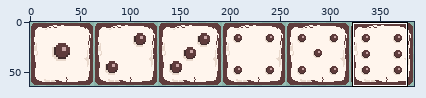
Pixel-art file -- assets/dice_faces_wood.aseprite. Above: a wide view before the commit, with the close-up outlined.
Close-up. Before the commit:
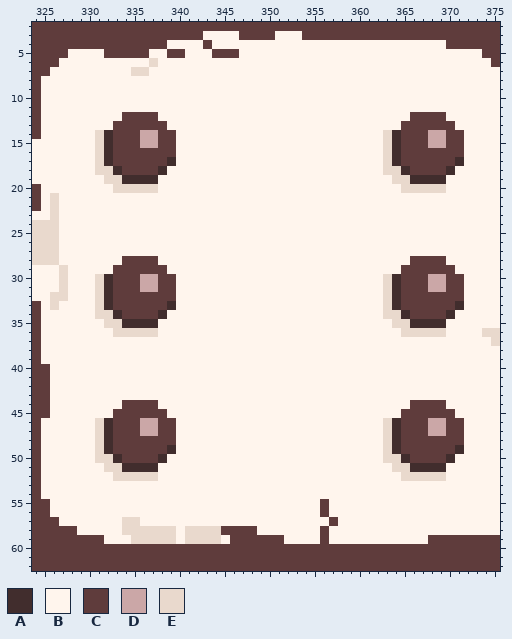
384x64 pixels, 1 frame. Shown: x 324..375, y 2..62. The commit also changed other parts of the picture, which this record leaves out.
Palette (. is transparent): A #412d2d  B #fff5ed  C #5f3c3c  D #cba7a7  E #e9d9cd
Pixels before (only the part around the change), first column x 324:
 2 CCCCCCCCCCCCCCCCCCCCCCCCCCCCCCCCCCCCCCCCCCCCCCCCCCCC
 3 CCCCCCCCCCCCCCCCCCCBBBBCCCCBBBCCCCCCCCCCCCCCCCCCCCCC
 4 CCCCCCCCCCCCCCCBBBBCBBBBBBBBBBBBBBBBBBBBBBBBBBCCCCCC
 5 CCCCBBBBCCCCCBBCCBBBCCCBBBBBBBBBBBBBBBBBBBBBBBBBBBCC
 6 CCCBBBBBBBBBBEBBBBBBBBBBBBBBBBBBBBBBBBBBBBBBBBBBBBBC
 7 CCBBBBBBBBBEEBBBBBBBBBBBBBBBBBBBBBBBBBBBBBBBBBBBBBBB
 8 CBBBBBBBBBBBBBBBBBBBBBBBBBBBBBBBBBBBBBBBBBBBBBBBBBBB
 9 CBBBBBBBBBBBBBBBBBBBBBBBBBBBBBBBBBBBBBBBBBBBBBBBBBBB
10 CBBBBBBBBBBBBBBBBBBBBBBBBBBBBBBBBBBBBBBBBBBBBBBBBBBB
11 CBBBBBBBBBBBBBBBBBBBBBBBBBBBBBBBBBBBBBBBBBBBBBBBBBBB
12 CBBBBBBBBBCCCCBBBBBBBBBBBBBBBBBBBBBBBBBBBBCCCCBBBBBB
13 CBBBBBBBBCCCCCCBBBBBBBBBBBBBBBBBBBBBBBBBBCCCCCCBBBBB
14 CBBBBBBEACCCDDCCBBBBBBBBBBBBBBBBBBBBBBBEACCCDDCCBBBB
15 BBBBBBBEACCCDDCCBBBBBBBBBBBBBBBBBBBBBBBEACCCDDCCBBBB
16 BBBBBBBEACCCCCCCBBBBBBBBBBBBBBBBBBBBBBBEACCCCCCCBBBB
17 BBBBBBBEACCCCCCABBBBBBBBBBBBBBBBBBBBBBBEACCCCCCABBBB
18 BBBBBBBEEACCCCABBBBBBBBBBBBBBBBBBBBBBBBEEACCCCABBBBB
19 BBBBBBBBEEAAAABBBBBBBBBBBBBBBBBBBBBBBBBBEEAAAABBBBBB
20 CBBBBBBBBEEEEEBBBBBBBBBBBBBBBBBBBBBBBBBBBEEEEEBBBBBB
21 CBEBBBBBBBBBBBBBBBBBBBBBBBBBBBBBBBBBBBBBBBBBBBBBBBBB
22 CBEBBBBBBBBBBBBBBBBBBBBBBBBBBBBBBBBBBBBBBBBBBBBBBBBB
23 BBEBBBBBBBBBBBBBBBBBBBBBBBBBBBBBBBBBBBBBBBBBBBBBBBBB
24 EEEBBBBBBBBBBBBBBBBBBBBBBBBBBBBBBBBBBBBBBBBBBBBBBBBB
25 EEEBBBBBBBBBBBBBBBBBBBBBBBBBBBBBBBBBBBBBBBBBBBBBBBBB
26 EEEBBBBBBBBBBBBBBBBBBBBBBBBBBBBBBBBBBBBBBBBBBBBBBBBB
27 EEEBBBBBBBBBBBBBBBBBBBBBBBBBBBBBBBBBBBBBBBBBBBBBBBBB
28 EEEBBBBBBBCCCCBBBBBBBBBBBBBBBBBBBBBBBBBBBBCCCCBBBBBB
29 BBBEBBBBBCCCCCCBBBBBBBBBBBBBBBBBBBBBBBBBBCCCCCCBBBBB
30 BBBEBBBEACCCDDCCBBBBBBBBBBBBBBBBBBBBBBBEACCCDDCCBBBB
31 BBBEBBBEACCCDDCCBBBBBBBBBBBBBBBBBBBBBBBEACCCDDCCBBBB
32 BBEEBBBEACCCCCCCBBBBBBBBBBBBBBBBBBBBBBBEACCCCCCCBBBB
33 CBEBBBBEACCCCCCABBBBBBBBBBBBBBBBBBBBBBBEACCCCCCABBBB
34 CBBBBBBEEACCCCABBBBBBBBBBBBBBBBBBBBBBBBEEACCCCABBBBB
35 CBBBBBBBEEAAAABBBBBBBBBBBBBBBBBBBBBBBBBBEEAAAABBBBBB
36 CBBBBBBBBEEEEEBBBBBBBBBBBBBBBBBBBBBBBBBBBEEEEEBBBBEE
37 CBBBBBBBBBBBBBBBBBBBBBBBBBBBBBBBBBBBBBBBBBBBBBBBBBBE
38 CBBBBBBBBBBBBBBBBBBBBBBBBBBBBBBBBBBBBBBBBBBBBBBBBBBB
39 CBBBBBBBBBBBBBBBBBBBBBBBBBBBBBBBBBBBBBBBBBBBBBBBBBBB
40 CCBBBBBBBBBBBBBBBBBBBBBBBBBBBBBBBBBBBBBBBBBBBBBBBBBB
41 CCBBBBBBBBBBBBBBBBBBBBBBBBBBBBBBBBBBBBBBBBBBBBBBBBBB
42 CCBBBBBBBBBBBBBBBBBBBBBBBBBBBBBBBBBBBBBBBBBBBBBBBBBB
43 CCBBBBBBBBBBBBBBBBBBBBBBBBBBBBBBBBBBBBBBBBBBBBBBBBBB
44 CCBBBBBBBBCCCCBBBBBBBBBBBBBBBBBBBBBBBBBBBBCCCCBBBBBB
45 CCBBBBBBBCCCCCCBBBBBBBBBBBBBBBBBBBBBBBBBBCCCCCCBBBBB
46 CBBBBBBEACCCDDCCBBBBBBBBBBBBBBBBBBBBBBBEACCCDDCCBBBB
47 CBBBBBBEACCCDDCCBBBBBBBBBBBBBBBBBBBBBBBEACCCDDCCBBBB
48 CBBBBBBEACCCCCCCBBBBBBBBBBBBBBBBBBBBBBBEACCCCCCCBBBB
49 CBBBBBBEACCCCCCABBBBBBBBBBBBBBBBBBBBBBBEACCCCCCABBBB
50 CBBBBBBEEACCCCABBBBBBBBBBBBBBBBBBBBBBBBEEACCCCABBBBB
51 CBBBBBBBEEAAAABBBBBBBBBBBBBBBBBBBBBBBBBBEEAAAABBBBBB
52 CBBBBBBBBEEEEEBBBBBBBBBBBBBBBBBBBBBBBBBBBEEEEEBBBBBB
53 CBBBBBBBBBBBBBBBBBBBBBBBBBBBBBBBBBBBBBBBBBBBBBBBBBBB
54 CBBBBBBBBBBBBBBBBBBBBBBBBBBBBBBBBBBBBBBBBBBBBBBBBBBB
55 CCBBBBBBBBBBBBBBBBBBBBBBBBBBBBBBCBBBBBBBBBBBBBBBBBBB
56 CCBBBBBBBBBBBBBBBBBBBBBBBBBBBBBBCBBBBBBBBBBBBBBBBBBB
57 CCCBBBBBBBEEBBBBBBBBBBBBBBBBBBBBBCBBBBBBBBBBBBBBBBBB
58 CCCCCBBBBBEEEEEEBEEEECCCCBBBBBBBCBBBBBBBBBBBBBBBBBBB
59 CCCCCCCCBBBEEEEEBEEEEBCCCCCCBBBBCBBBBBBBBBBBCCCCCCCC
60 CCCCCCCCCCCCCCCCCCCCCCCCCCCCCCCCCCCCCCCCCCCCCCCCCCCC
61 CCCCCCCCCCCCCCCCCCCCCCCCCCCCCCCCCCCCCCCCCCCCCCCCCCCC
62 CCCCCCCCCCCCCCCCCCCCCCCCCCCCCCCCCCCCCCCCCCCCCCCCCCCC
And afterwards:
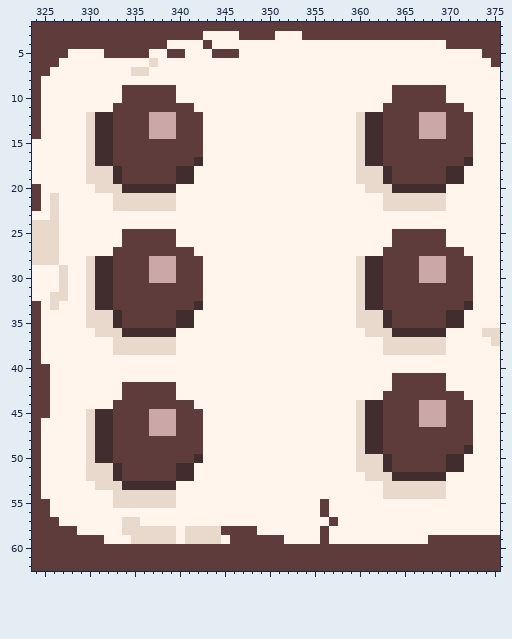
Change:
y 9..10: x 334..339 BBBBBB -> CCCCCC; x 364..369 BBBBBB -> CCCCCC
y 11: x 333..341 BBBBBBBBB -> CCCCCCCCC; x 363..371 BBBBBBBBB -> CCCCCCCCC
y 12: x 330..333 BBBB -> EAAC; x 337..342 CBBBBB -> DDDCCC; x 360..365 BBBBBB -> EAACCC; x 367..372 CCCBBB -> DDDCCC
y 13: x 330..332 BBB -> EAA; x 337..342 CCBBBB -> DDDCCC; x 360..364 BBBBB -> EAACC; x 367..369 CCC -> DDD; x 371..372 BB -> CC
y 14: x 330..331 BE -> EA; x 336 D -> C; x 338..342 CCBBB -> DDCCC; x 360..364 BBBEA -> EAACC; x 367 C -> D; x 372 B -> C
y 15: x 330..331 BE -> EA; x 336..337 DD -> CC; x 340..342 BBB -> CCC; x 360..364 BBBEA -> EAACC; x 368..369 DD -> CC; x 372 B -> C
y 16: x 330..331 BE -> EA; x 340..342 BBB -> CCC; x 360..364 BBBEA -> EAACC; x 372 B -> C
y 17: x 330..331 BE -> EA; x 339..342 ABBB -> CCCA; x 360..364 BBBEA -> EAACC; x 371..372 AB -> CA
y 18: x 330 B -> E; x 338..341 ABBB -> CCAA; x 360..365 BBBEEA -> EEEACC; x 371 B -> A
y 19: x 330..331 BB -> EE; x 333..341 EAAAABBBB -> ACCCCCCAA; x 360..371 BBBBEEAAAABB -> EEEACCCCCCAA
y 20: x 331..332 BB -> EE; x 334..339 EEEEBB -> AAAAAA; x 361..369 BBBBEEEEE -> EEEAAAAAA
y 21..22: x 333..339 BBBBBBB -> EEEEEEE; x 363..369 BBBBBBB -> EEEEEEE
y 25..26: x 334..339 BBBBBB -> CCCCCC; x 364..369 BBBBBB -> CCCCCC
y 27: x 333..341 BBBBBBBBB -> CCCCCCCCC; x 363..371 BBBBBBBBB -> CCCCCCCCC
y 28: x 330..333 BBBB -> EAAC; x 337..342 CBBBBB -> DDDCCC; x 360..365 BBBBBB -> EAACCC; x 367..372 CCCBBB -> DDDCCC
y 29: x 330..332 BBB -> EAA; x 337..342 CCBBBB -> DDDCCC; x 360..364 BBBBB -> EAACC; x 367..369 CCC -> DDD; x 371..372 BB -> CC
y 30: x 330..331 BE -> EA; x 336 D -> C; x 338..342 CCBBB -> DDCCC; x 360..364 BBBEA -> EAACC; x 367 C -> D; x 372 B -> C
y 31: x 330..331 BE -> EA; x 336..337 DD -> CC; x 340..342 BBB -> CCC; x 360..364 BBBEA -> EAACC; x 368..369 DD -> CC; x 372 B -> C
y 32: x 330..331 BE -> EA; x 340..342 BBB -> CCC; x 360..364 BBBEA -> EAACC; x 372 B -> C
y 33: x 330..331 BE -> EA; x 339..342 ABBB -> CCCA; x 360..364 BBBEA -> EAACC; x 371..372 AB -> CA
y 34: x 330 B -> E; x 338..341 ABBB -> CCAA; x 360..365 BBBEEA -> EEEACC; x 371 B -> A
y 35: x 330..331 BB -> EE; x 333..341 EAAAABBBB -> ACCCCCCAA; x 360..371 BBBBEEAAAABB -> EEEACCCCCCAA
y 36: x 331..332 BB -> EE; x 334..339 EEEEBB -> AAAAAA; x 361..369 BBBBEEEEE -> EEEAAAAAA
y 37..38: x 333..339 BBBBBBB -> EEEEEEE; x 363..369 BBBBBBB -> EEEEEEE
y 41: x 364..369 BBBBBB -> CCCCCC
y 42: x 334..339 BBBBBB -> CCCCCC; x 364..369 BBBBBB -> CCCCCC
y 43: x 334..339 BBBBBB -> CCCCCC; x 363..371 BBBBBBBBB -> CCCCCCCCC
y 44: x 333 B -> C; x 338..341 BBBB -> CCCC; x 360..365 BBBBBB -> EAACCC; x 367..372 CCCBBB -> DDDCCC
y 45: x 330..332 BBB -> EAA; x 337..342 CCBBBB -> DDDCCC; x 360..364 BBBBB -> EAACC; x 367..369 CCC -> DDD; x 371..372 BB -> CC
y 46: x 330..331 BE -> EA; x 336 D -> C; x 338..342 CCBBB -> DDCCC; x 360..364 BBBEA -> EAACC; x 367 C -> D; x 372 B -> C
y 47: x 330..331 BE -> EA; x 336 D -> C; x 338..342 CCBBB -> DDCCC; x 360..364 BBBEA -> EAACC; x 368..369 DD -> CC; x 372 B -> C
y 48: x 330..331 BE -> EA; x 340..342 BBB -> CCC; x 360..364 BBBEA -> EAACC; x 372 B -> C
y 49: x 330..331 BE -> EA; x 339..342 ABBB -> CCCC; x 360..364 BBBEA -> EAACC; x 371..372 AB -> CA
y 50: x 330..333 BEEA -> EAAC; x 338..342 ABBBB -> CCCCA; x 360..365 BBBEEA -> EEEACC; x 371 B -> A
y 51: x 330..331 BB -> EE; x 333..341 EAAAABBBB -> ACCCCCCAA; x 360..371 BBBBEEAAAABB -> EEEACCCCCCAA
y 52: x 330..341 BBBEEEEEBBBB -> EEEACCCCCCAA; x 361..369 BBBBEEEEE -> EEEAAAAAA
y 53: x 331..339 BBBBBBBBB -> EEEAAAAAA; x 363..369 BBBBBBB -> EEEEEEE
y 54: x 333..339 BBBBBBB -> EEEEEEE; x 363..369 BBBBBBB -> EEEEEEE
y 55: x 333..339 BBBBBBB -> EEEEEEE
Changed places in both close-ups, as pixel boxes (x1, y1, x2, y2):
changed: (86, 85, 203, 508)
changed: (356, 85, 473, 499)
